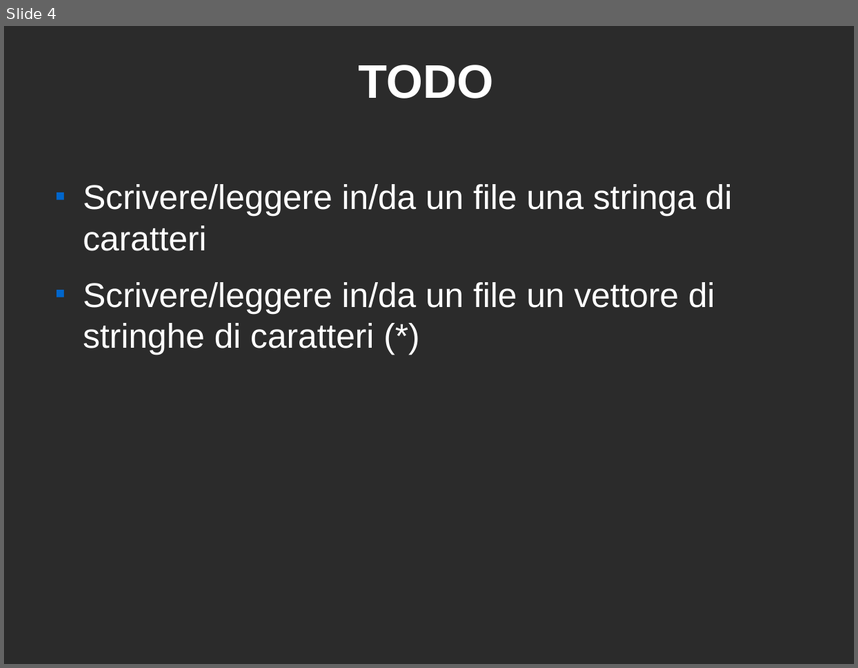
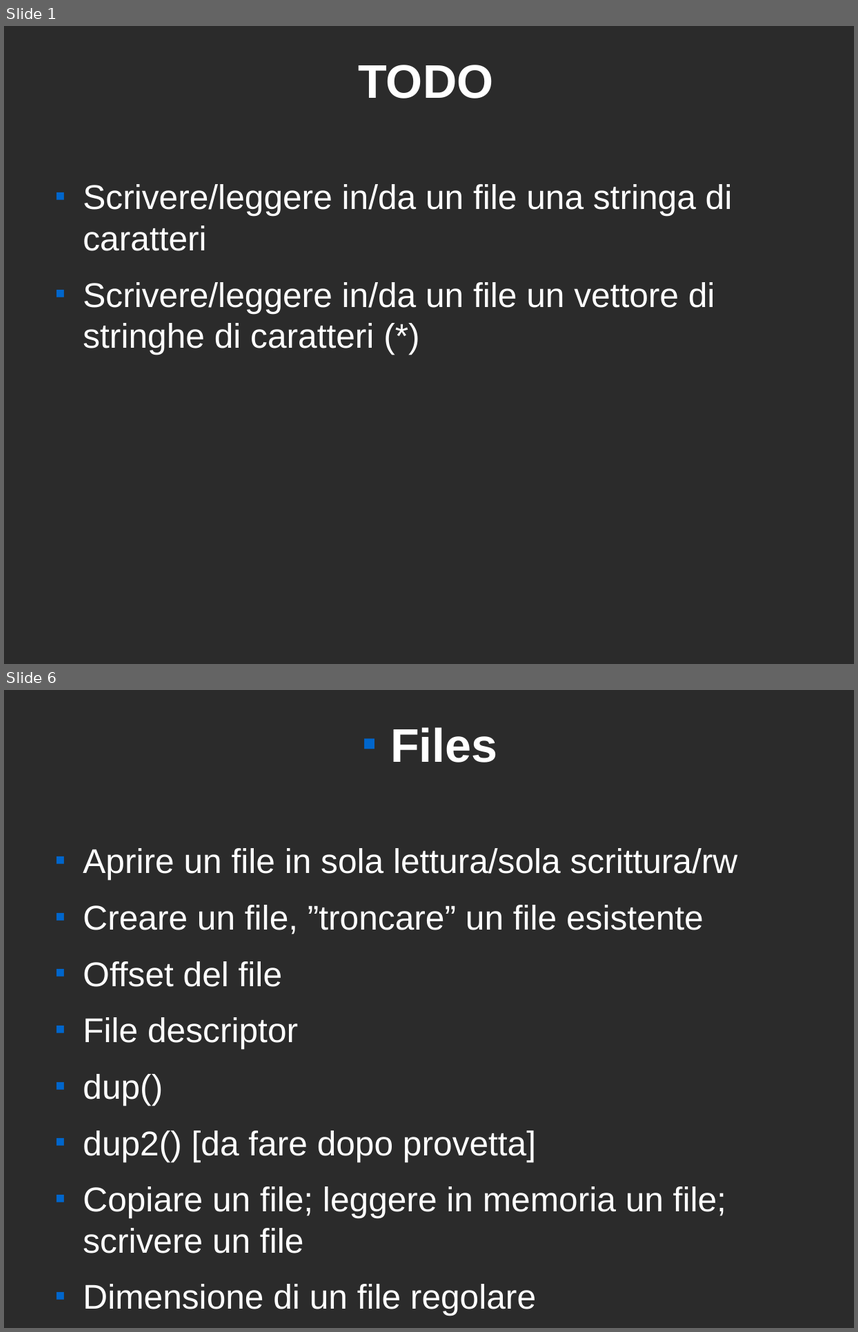
Before and after one commit to marcotessarotto/exOpSys, a slide deck: docs/argomenti.odp. Shown one above the other, each under a label of ours: slide 4 before the commit, slides 1 and 6 after it; the slides between them are not shown. The pictures are 858x668 and 858x1332 pixels, drawn with LibreOffice and Linux fonts; fonts in the diff are those of the drawing; background and template pictures are left out; a plain dark background stands for a picture behind light text. Boxes give left, top, right and bottom in pixels: in the first picture for what was removed or moved away, otherwise in the second. Text is boxed around its words. In the diff, an @@ line names an element or a change of style, - is before the commit and + after.

```diff
--- a/docs/argomenti.odp
+++ b/docs/argomenti.odp
@@ slide 6 added at (4,690,854,1328), background picture (left out) @@
@@ title added at (390,727,497,762), 44 pt, text #FFFFFF, bold @@
+■ Files
@@ text added at (83,848,738,1315), 32 pt, text #FFFFFF @@
+■ Aprire un file in sola lettura/sola scrittura/rw
+■ Creare un file, ”troncare” un file esistente
+■ Offset del file
+■ File descriptor
+■ dup()
+■ dup2() [da fare dopo provetta]
+■ Copiare un file; leggere in memoria un file; scrivere un file
+■ Dimensione di un file regolare
@@ what was slide 4 is now slide 1 @@
```
Also in this commit, not shown: 1 slide changed, 6 other slides added, 2 slides removed.
